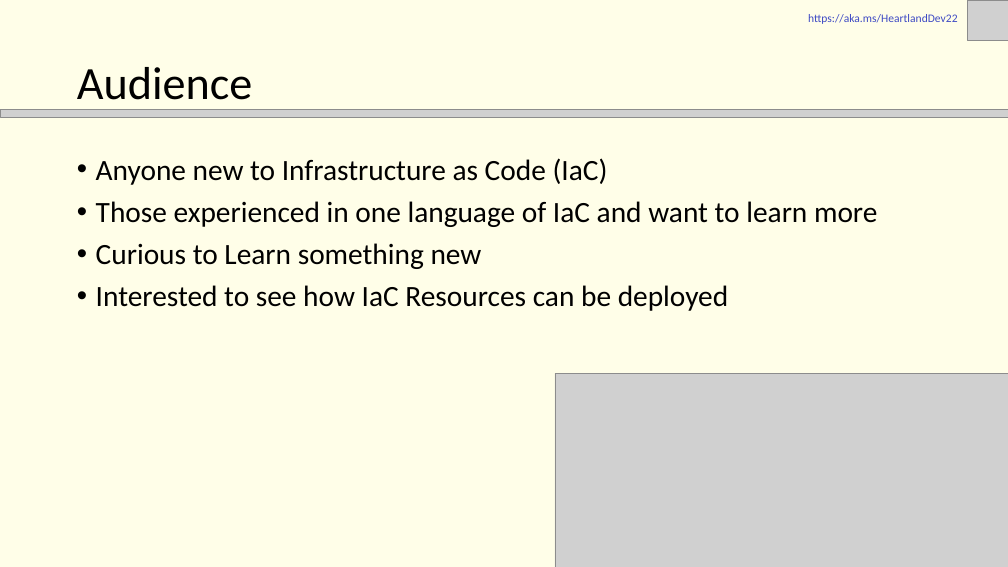
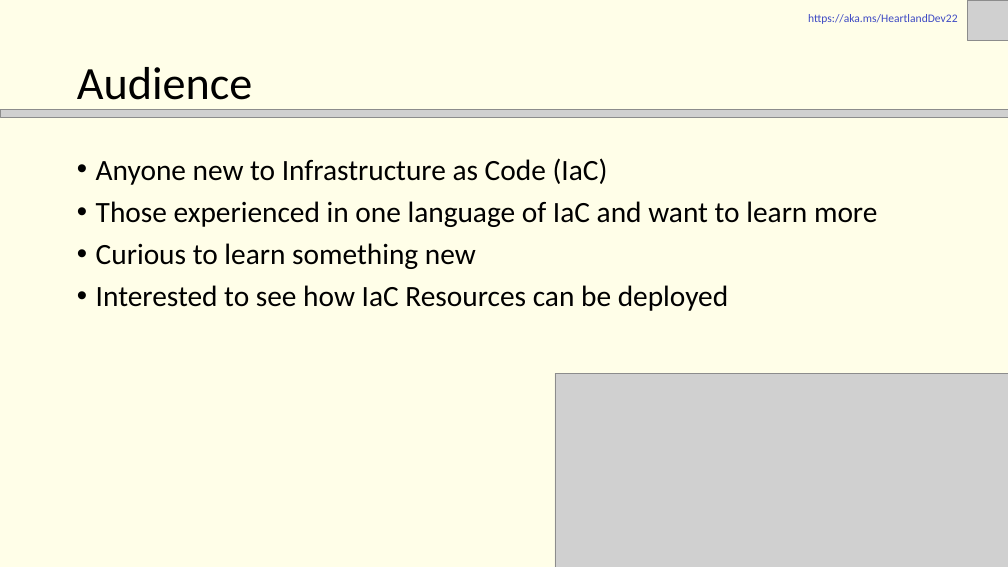
Before and after one commit to JFolberth/Azure_IaC_Flavors, a slide deck: slide 2 of documentation/presentation/Azure _IaC_Flavors.pptx. Drawn at 1008x567 pixels with LibreOffice and Linux fonts; fonts in the diff are those of the drawing; grey boxes stand for pictures. Boxes give left, top, right and bottom in pixels: in the first picture for what was removed or moved away, otherwise in the second. Text is boxed around its words. In the diff, an @@ line names an element or a change of style, - is before the commit and + after.

```diff
--- a/documentation/presentation/Azure _IaC_Flavors.pptx
+++ b/documentation/presentation/Azure _IaC_Flavors.pptx
@@ text at <box>96,243,476,269</box>: text changed @@
-• Curious to Learn something new
+• Curious to learn something new
```
Also in this commit, not shown: 6 other slides changed, 2 slides added, 3 other files.
